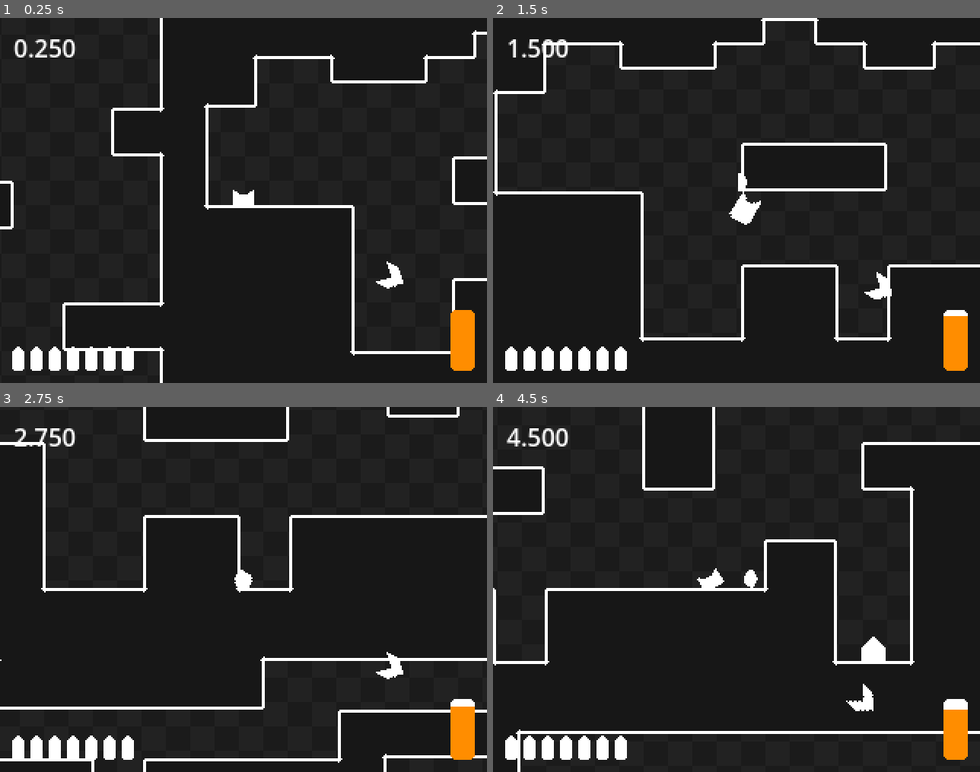
Above: before the commit, frames 1-4 (two rows, left to right).
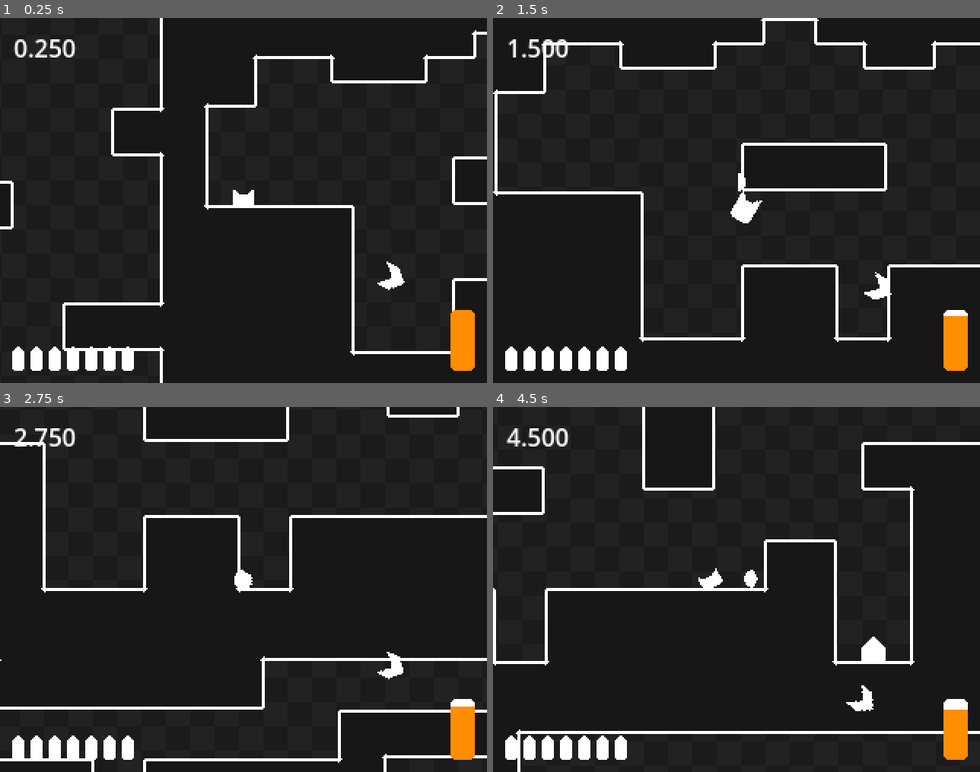
Above: after the commit, the same moments.

Repository: deltea/Gravity
Game: Godot game, scene res://main.tscn
Two runs of this game, one before a commit and one after it. Both use one fixed random seed, a clock stepped at 60 frames per second and the inputs below.
Inputs:
- Up to frame 1 (0.25 s): no input
- Up to frame 2 (1.5 s): hold D (right) from 0.53 s (still down); tap Shift (fly) at 0.6, 1.35 s; tap Space (jump) at 0.77 s
- Up to frame 3 (2.75 s): tap Space (jump) at 1.52 s; release D (right) at 2.03 s; hold A (left) from 2.03 s (still down); tap Shift (fly) at 2.1 s
- Up to frame 4 (4.5 s): release A (left) at 2.78 s; hold D (right) 2.78-4.28 s; tap Shift (fly) at 2.85, 3.6, 4.35 s; tap Space (jump) at 3.02, 3.77 s; hold A (left) from 4.28 s (still down)

The runs differ from the first frame. In frame 1, less than 0.1% of the frame differs, in the area x 48-84%, y 47-75%; in frame 2, less than 0.1%, in the area x 48-82%, y 43-78%; in frame 3, less than 0.1%; in frame 4, less than 0.1%.

Commit message:
🍞 toast system

Diff:
--- /dev/null
+++ b/alert.gd
@@ -0,0 +1,30 @@
+extends Label
+class_name Alert
+
+@export var smoothing = 100
+@export var wobble_speed = 5
+@export var wobble_magnitude = 5
+@export var hidden_y = -48
+@export var visible_y = 0
+
+@onready var show_timer := $ShowTimer
+
+var target_y: float
+
+func _enter_tree() -> void:
+	Globals.alert = self
+
+func _ready() -> void:
+	target_y = position.y
+
+func _process(delta: float) -> void:
+	position.y = move_toward(position.y, target_y, smoothing * delta)
+	rotation_degrees = sin(wobble_speed * Globals.timer.time) * wobble_magnitude
+
+func show_alert(_text: String):
+	text = _text
+	target_y = visible_y
+	show_timer.start()
+
+func _on_show_timer_timeout() -> void:
+	target_y = hidden_y
--- /dev/null
+++ b/alert.tscn
@@ -0,0 +1,35 @@
+[gd_scene load_steps=4 format=3 uid="uid://csg320yltubvj"]
+
+[ext_resource type="Script" path="res://alert.gd" id="1_fx5ft"]
+
+[sub_resource type="SystemFont" id="SystemFont_ej44t"]
+font_names = PackedStringArray("Upheaval TT (BRK)")
+subpixel_positioning = 0
+
+[sub_resource type="LabelSettings" id="LabelSettings_uuqif"]
+font = SubResource("SystemFont_ej44t")
+font_size = 20
+
+[node name="Alert" type="Label"]
+anchors_preset = 8
+anchor_left = 0.5
+anchor_top = 0.5
+anchor_right = 0.5
+anchor_bottom = 0.5
+offset_left = -160.0
+offset_top = -168.0
+offset_right = 160.0
+offset_bottom = -120.0
+grow_horizontal = 2
+grow_vertical = 2
+pivot_offset = Vector2(160, 24)
+label_settings = SubResource("LabelSettings_uuqif")
+horizontal_alignment = 1
+vertical_alignment = 1
+script = ExtResource("1_fx5ft")
+
+[node name="ShowTimer" type="Timer" parent="."]
+wait_time = 3.0
+one_shot = true
+
+[connection signal="timeout" from="ShowTimer" to="." method="_on_show_timer_timeout"]
--- a/globals.gd
+++ b/globals.gd
@@ -6,3 +6,4 @@
 var player: Player
 var level_manager: LevelManager
 var timer: SpeedrunTimer
+var alert: Alert
--- a/level_manager.gd
+++ b/level_manager.gd
@@ -41,6 +41,8 @@
 	else:
 		update_current_target()
 
+	Globals.alert.show_alert(str(targets_left.size()) + " more to go!")
+
 func end_level():
 	get_tree().reload_current_scene()
-	print(Globals.timer.text)
+	print(Globals.timer.time)
--- a/main.tscn
+++ b/main.tscn
@@ -11,6 +11,7 @@
 [ext_resource type="Texture2D" uid="uid://dikcgwleyh6kt" path="res://assets/target-ui.png" id="4_xr73o"]
 [ext_resource type="Script" path="res://timer.gd" id="7_ogbqq"]
 [ext_resource type="PackedScene" uid="uid://ducsoj3lu5jvu" path="res://target.tscn" id="7_vljsy"]
+[ext_resource type="PackedScene" uid="uid://csg320yltubvj" path="res://alert.tscn" id="8_o0nap"]
 
 [sub_resource type="SystemFont" id="SystemFont_2cpnj"]
 font_names = PackedStringArray("Pixellari")
@@ -650,6 +651,8 @@
 label_settings = SubResource("LabelSettings_kng4b")
 script = ExtResource("7_ogbqq")
 
+[node name="Alert" parent="CanvasLayer" instance=ExtResource("8_o0nap")]
+
 [node name="ParallaxBackground" type="ParallaxBackground" parent="CanvasLayer"]
 
 [node name="ParallaxLayer" type="ParallaxLayer" parent="CanvasLayer/ParallaxBackground"]
--- a/project.godot
+++ b/project.godot
@@ -84,5 +84,3 @@
 renderer/rendering_method="gl_compatibility"
 renderer/rendering_method.mobile="gl_compatibility"
 environment/defaults/default_clear_color=Color(0.0823529, 0.0823529, 0.0823529, 1)
-2d/snap/snap_2d_transforms_to_pixel=true
-2d/snap/snap_2d_vertices_to_pixel=true
Not shown: 1 places in main.tscn that only renumber resources
